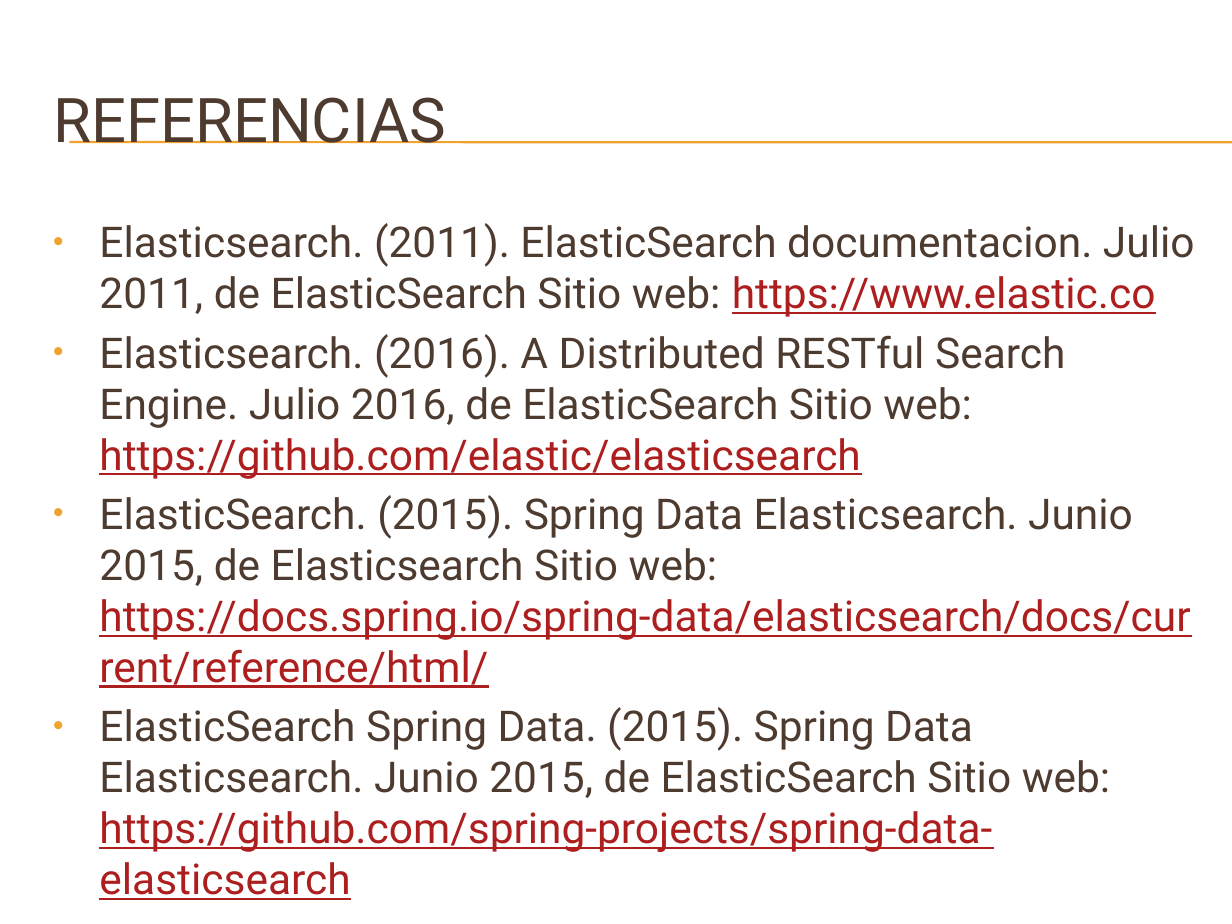
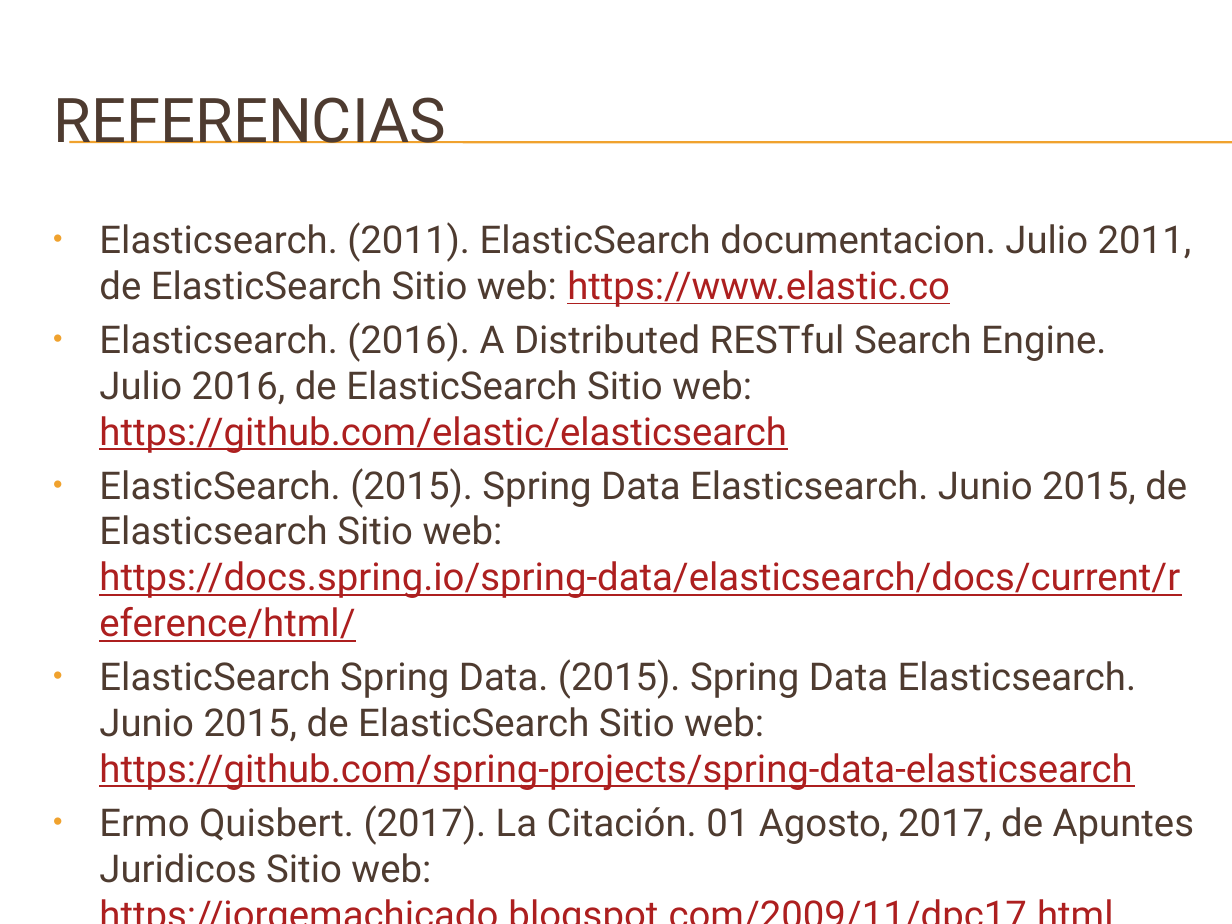
Before and after one commit to danielrpg/searchEngineAPI, a slide deck: slide 19 of document/ELASTICSEARCH SPRING DATA04.pptx (slide 12 before the commit). Drawn at 1232x924 pixels with LibreOffice and Linux fonts; fonts in the diff are those of the drawing; background and template pictures are left out. Boxes give left, top, right and bottom in pixels: in the first picture for what was removed or moved away, otherwise in the second. Text is boxed around its words. In the diff, an @@ line names an element or a change of style, - is before the commit and + after.

```diff
--- a/document/ELASTICSEARCH SPRING DATA04.pptx
+++ b/document/ELASTICSEARCH SPRING DATA04.pptx
@@ text at bbox=[99, 222, 1192, 790]: size 24.8 to 22.4 pt in "Elasticsearch. (2011). ElasticSearch documentacion. Julio 20 ...", "Elasticsearch. (2016). A Distributed RESTful Search Engine. ...", "ElasticSearch. (2015). Spring Data Elasticsearch. Junio 2015 ...", "ElasticSearch Spring Data. (2015). Spring Data Elasticsearch ..." @@
@@ text at bbox=[99, 805, 1194, 883]: paragraph added @@
+• Ermo Quisbert. (2017). La Citación. 01 Agosto, 2017, de Apuntes Juridicos Sitio web: https://jorgemachicado.blogspot.com/2009/11/dpc17.html
```
Also in this commit, not shown: 7 slides added, 10 other files.
